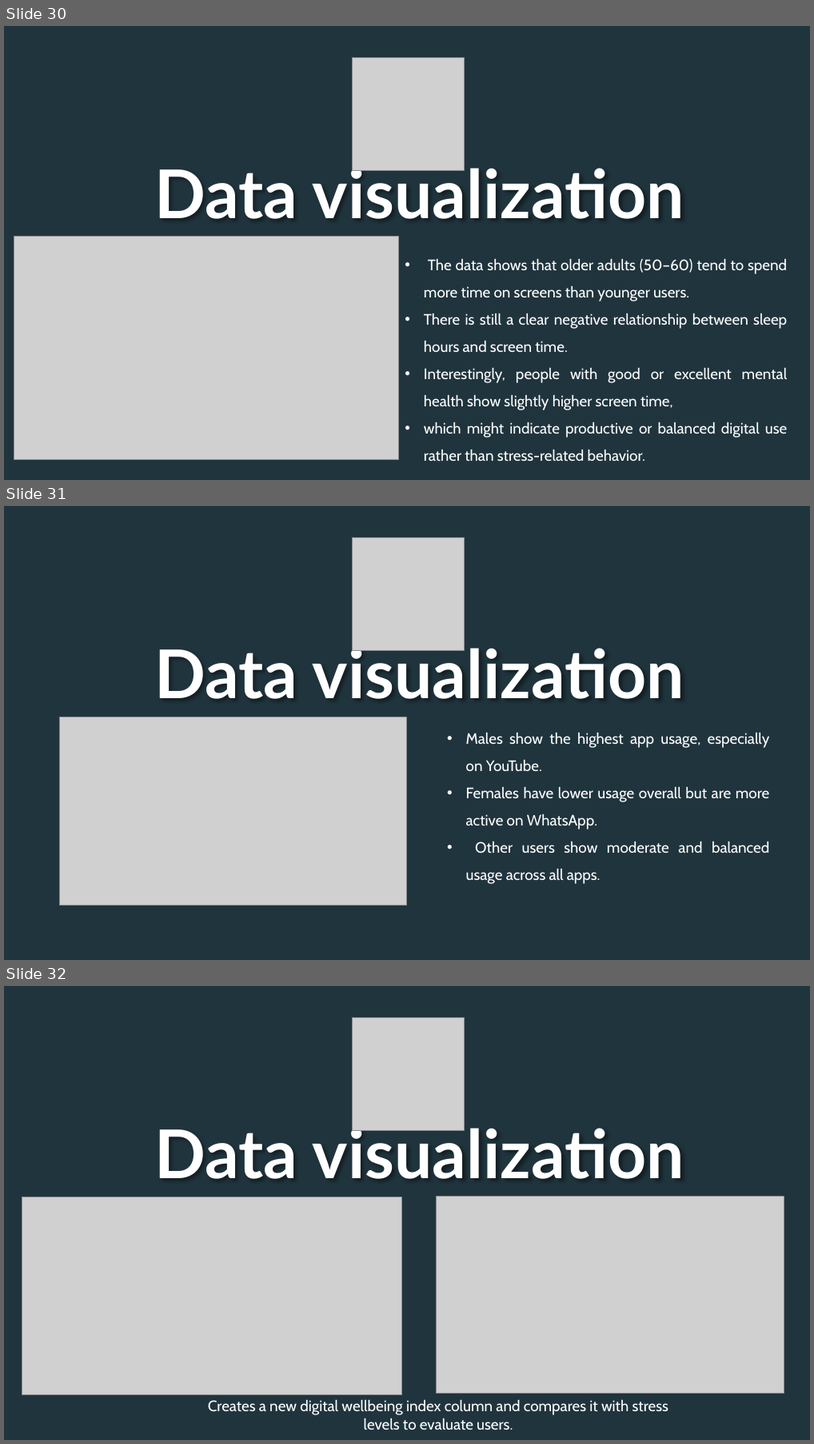
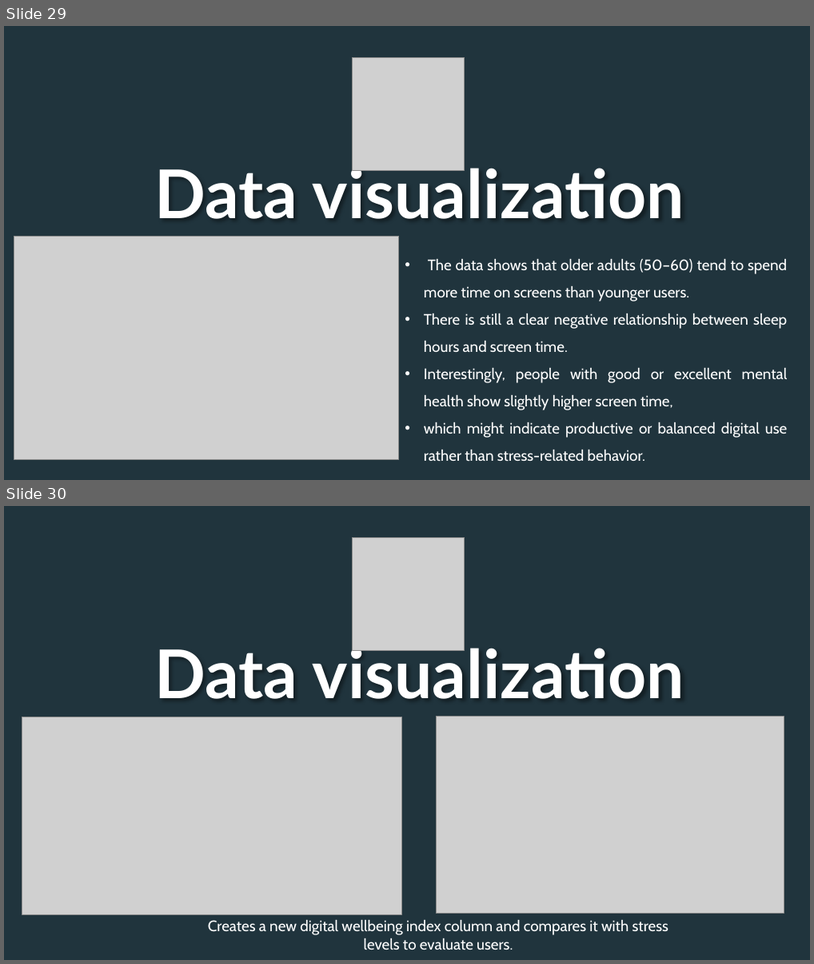
Before and after one commit to F1a23/Python_Team, a slide deck: Project1/Presentation1.pptx. Shown one above the other, each under a label of ours: slides 30, 31 and 32 before the commit, slides 29 and 30 after it. The pictures are 814x1444 and 814x964 pixels, drawn with LibreOffice and Linux fonts; fonts in the diff are those of the drawing; grey boxes stand for pictures; background and template pictures are left out; a plain dark background stands for a picture behind light text. Boxes give left, top, right and bottom in pixels: in the first picture for what was removed or moved away, otherwise in the second. Text is boxed around its words. In the diff, an @@ line names an element or a change of style, - is before the commit and + after.

```diff
--- a/Project1/Presentation1.pptx
+++ b/Project1/Presentation1.pptx
@@ slide 31 removed at [4, 506, 810, 960], background picture (left out) @@
@@ ellipse removed at [4, 506, 810, 960] @@
@@ picture removed at [353, 537, 465, 650] @@
@@ text removed at [155, 640, 685, 699] @@
-Data visualization
@@ picture removed at [60, 717, 407, 905] @@
@@ text removed at [466, 732, 770, 884] @@
-• Males show the highest app usage, especially on YouTube.
-• Females have lower usage overall but are more active on WhatsApp.
-• Other users show moderate and balanced usage across all apps.
@@ what was slide 30 is now slide 29 @@
@@ what was slide 32 is now slide 30 @@
```
Also in this commit, not shown: 1 other slide removed, 3 other files.
